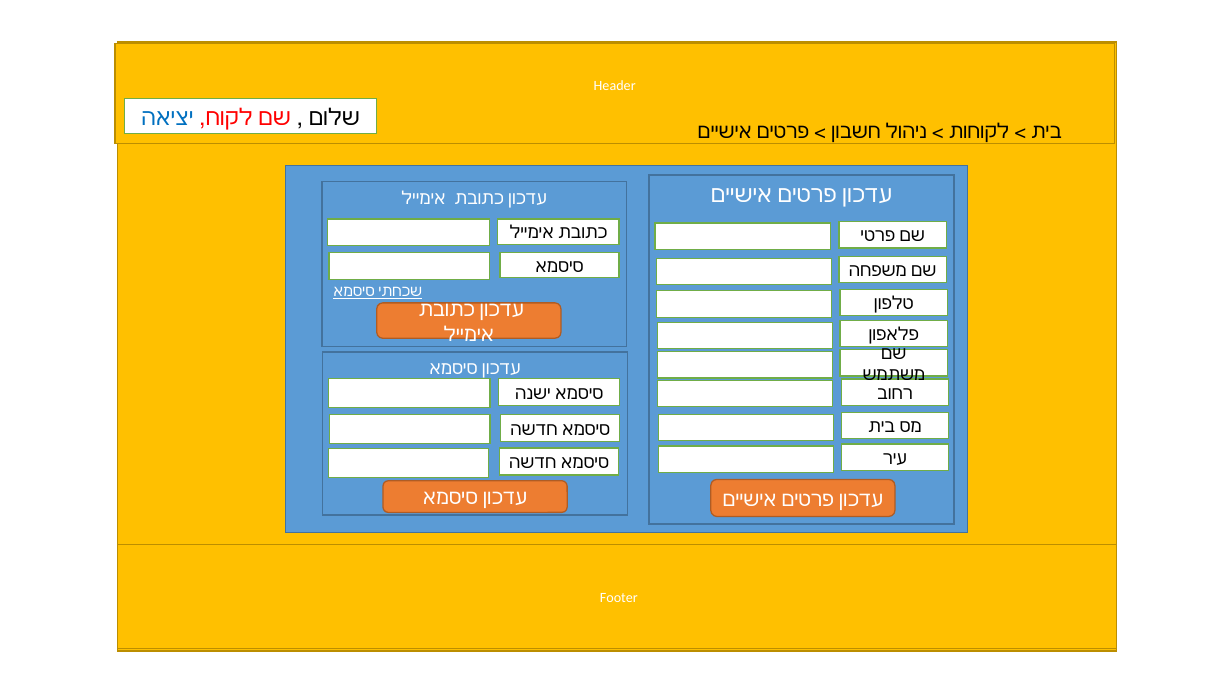
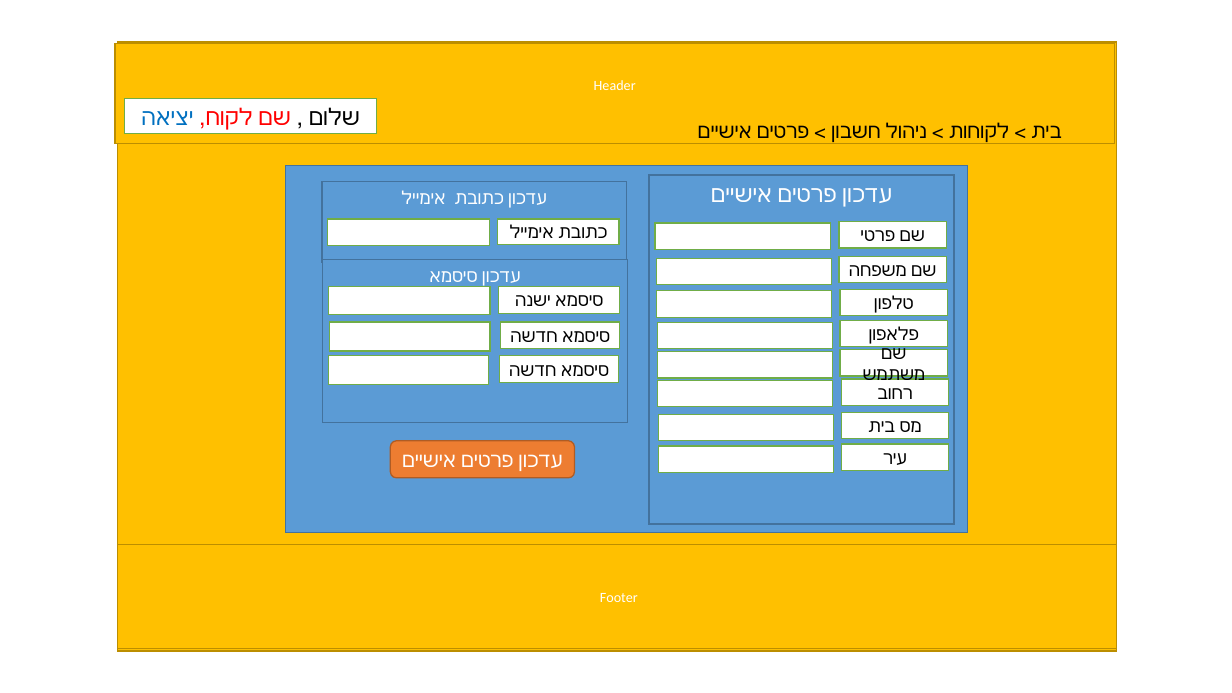
Before and after one commit to michaldror26/Final-Project-2019, a slide deck: slide 11 of ארבעת המינים (4).pptx (slide 12 before the commit). Drawn at 1232x693 pixels with LibreOffice and Linux fonts; fonts in the diff are those of the drawing. Boxes give left, top, right and bottom in pixels: in the first picture for what was removed or moved away, otherwise in the second. Text is boxed around its words. In the diff, an @@ line names an element or a change of style, - is before the commit and + after.

```diff
--- a/ארבעת המינים (4).pptx
+++ b/ארבעת המינים (4).pptx
@@ rectangle "עדכון כתובת אימייל": place and size @@
-rectangle "עדכון כתובת אימייל" at [322, 182, 627, 348]
+rectangle "עדכון כתובת אימייל" at [322, 182, 627, 262]
@@ rectangle removed at [329, 252, 490, 279] @@
@@ rectangle removed at [500, 252, 619, 277] @@
-סיסמא
@@ text removed at [378, 287, 477, 380] @@
-שכחתי סיסמא
@@ rounded rectangle "עדכון פרטים אישיים": place and size @@
-rounded rectangle "עדכון פרטים אישיים" at [711, 480, 895, 517]
+rounded rectangle "עדכון פרטים אישיים" at [390, 441, 574, 478]
@@ rounded rectangle removed at [377, 303, 561, 338] @@
-עדכון כתובת אימייל
@@ 7 rectangles: place and size @@
-7 rectangles at [323, 352, 628, 516]
+7 rectangles at [323, 260, 628, 423]
@@ rounded rectangle removed at [383, 481, 567, 512] @@
-עדכון סיסמא
```
Also in this commit, not shown: 76 other slides changed, 7 slides added, 11 slides removed.
